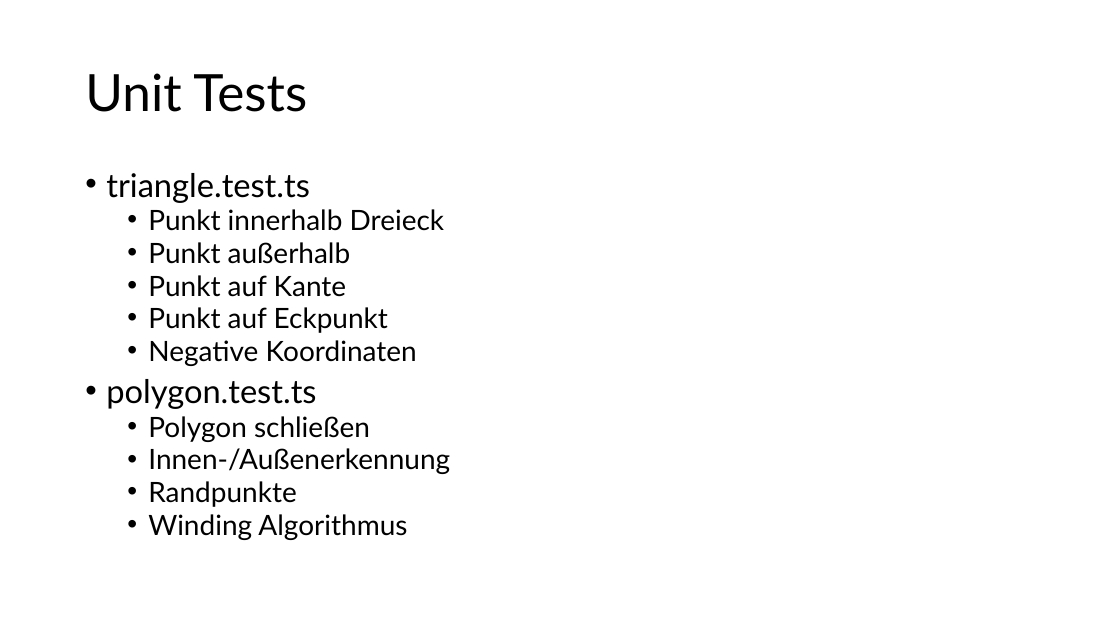
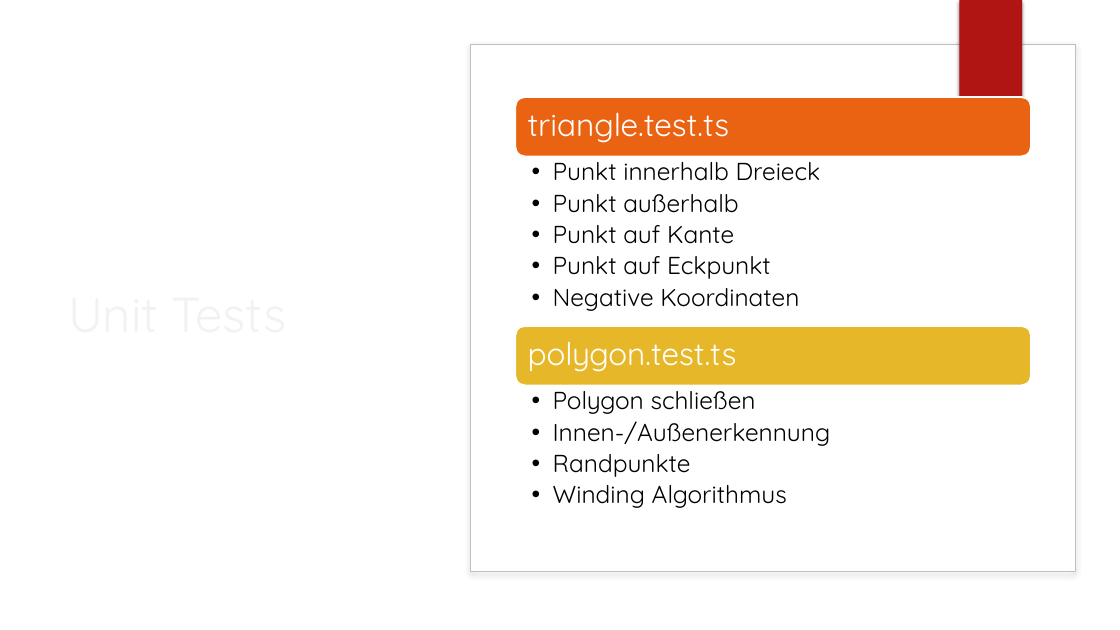
Before and after one commit to Jimbknight/excalidraw, a slide deck: slide 5 of Presentation.pptx (slide 6 before the commit). Drawn at 1120x630 pixels with LibreOffice and Linux fonts; fonts in the diff are those of the drawing; background and template pictures are left out. Boxes give left, top, right and bottom in pixels: in the first picture for what was removed or moved away, otherwise in the second. Text is boxed around its words. In the diff, an @@ line names an element or a change of style, - is before the commit and + after.

Commit message:
fixed presentation again again

```diff
--- a/Presentation.pptx
+++ b/Presentation.pptx
@@ rectangle added at (426, 0, 1120, 630), fill #FFFFFF @@
@@ rectangle added at (959, 0, 1022, 105), fill #B01513 @@
@@ rectangle added at (960, 0, 1023, 105), fill #B01513 @@
@@ rounded rectangle added at (471, 45, 1075, 572), fill #FFFFFF, outline #BFBFBF 1 pt @@
@@ title "Unit Tests": place and size @@
-title "Unit Tests" at (85, 73, 307, 112)
+title "Unit Tests" at (60, 97, 381, 527)
@@ title "Unit Tests" at (60, 97, 381, 527): size 44 to 42 pt, font Lato to Quicksand, text colour #000000 to #F2F2F2; line spacing 0.9 to 1 @@
@@ text removed at (106, 173, 450, 540) @@
-• triangle.test.ts
-  • Punkt innerhalb Dreieck
-  • Punkt außerhalb
-  • Punkt auf Kante
-  • Punkt auf Eckpunkt
-  • Negative Koordinaten
-• polygon.test.ts
-  • Polygon schließen
-  • Innen-/Außenerkennung
-  • Randpunkte
-  • Winding Algorithmus
@@ group added at (515, 97, 1031, 508): 4 texts, 2 rounded rectangles @@
+triangle.test.ts
+  • Punkt innerhalb Dreieck
+  • Punkt außerhalb
+  • Punkt auf Kante
+  • Punkt auf Eckpunkt
+  • Negative Koordinaten
+polygon.test.ts
+  • Polygon schließen
+  • Innen-/Außenerkennung
+  • Randpunkte
+  • Winding Algorithmus
```
Also in this commit, not shown: 9 other slides changed, 2 slides removed.
